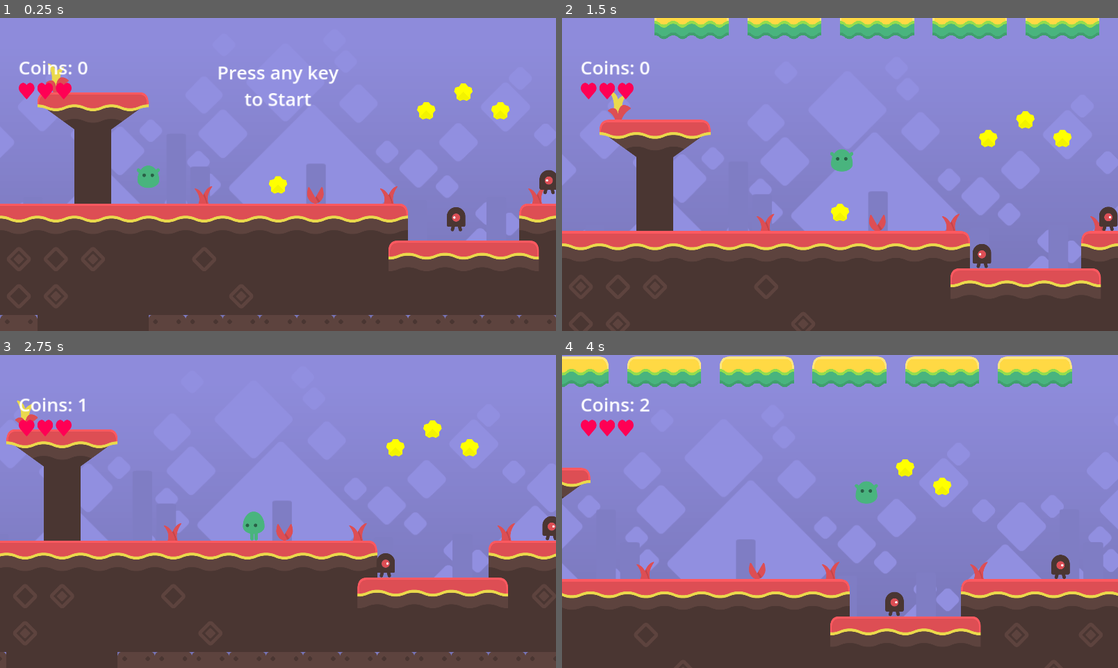
Above: before the commit, frames 1-4 (two rows, left to right).
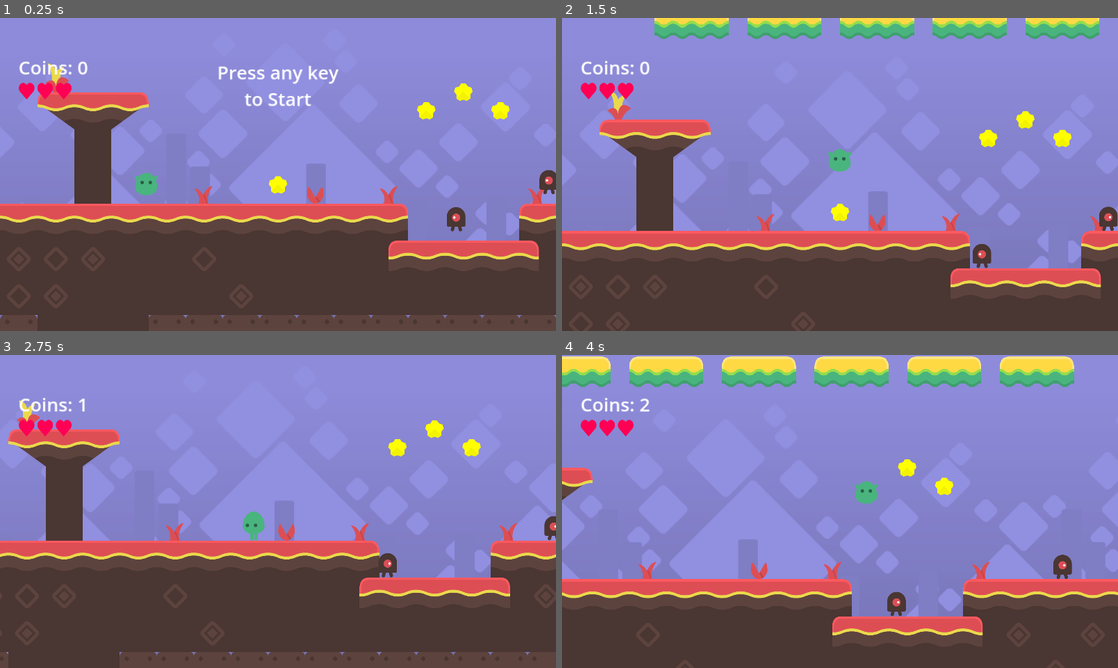
Above: after the commit, the same moments.

Repository: jbourqueendless/test-web-publish-again
Game: Godot game, scene res://main.tscn
Two runs of this game, one before a commit and one after it. Both use one fixed random seed, a clock stepped at 60 frames per second and the inputs below.
Inputs:
- Up to frame 1 (0.25 s): no input
- Up to frame 2 (1.5 s): tap Enter (ui_accept) at 0.5, 0.77 s; hold Right (ui_right) from 0.53 s (still down)
- Up to frame 3 (2.75 s): tap Enter (ui_accept) at 1.52 s; release Right (ui_right) at 2.03 s; hold Left (ui_left) from 2.03 s (still down)
- Up to frame 4 (4 s): release Left (ui_left) at 2.78 s; hold Right (ui_right) from 2.78 s (still down); tap Enter (ui_accept) at 3.02, 3.77 s

The runs differ from the first frame. In frame 1, 0.2% of the frame differs, in the area x 24-29%, y 47-57%; in frame 2, less than 0.1%; in frame 3, 2.0%; in frame 4, 2.9%, in the area x 0-100%, y 0-90%.

Commit message:
changed to green guy

Diff:
--- a/main.tscn
+++ b/main.tscn
@@ -199,7 +199,7 @@
 width = 2
 
 [node name="Player" parent="." instance=ExtResource("2_7yl00")]
-position = Vector2(512, 576)
+position = Vector2(505, 601)
 collision_layer = 1
 collision_mask = 7
 sprite_frames = ExtResource("10_g34y8")
